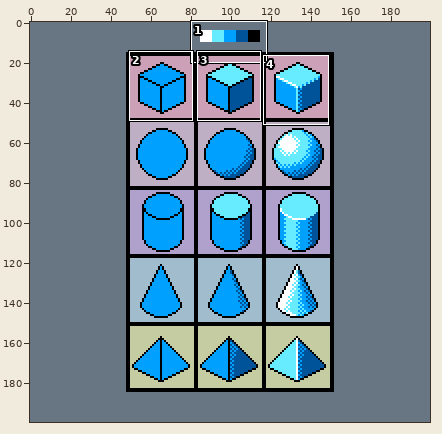
Pixel-art file, stored at Section 3 - Colours and textures/3d-objects.ase. Above, an overview of the earlier version with the close-up marked.
Close-up. Before:
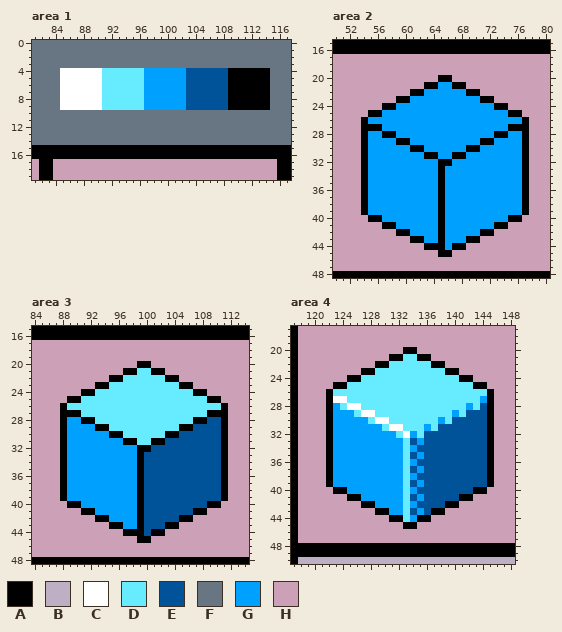
200x200 pixels, 1 frame. Shown: area 1: x 81..117, y 0..19; area 2: x 50..80, y 15..48; area 3: x 84..114, y 15..48; area 4: x 117..148, y 17..50. The commit also changed other parts of the picture, which this record leaves out.
Palette (. is transparent): A #000000  B #beafc4  C #ffffff  D #66ebff  E #005299  F #687684  G #00a0ff  H #cca1b8
After:
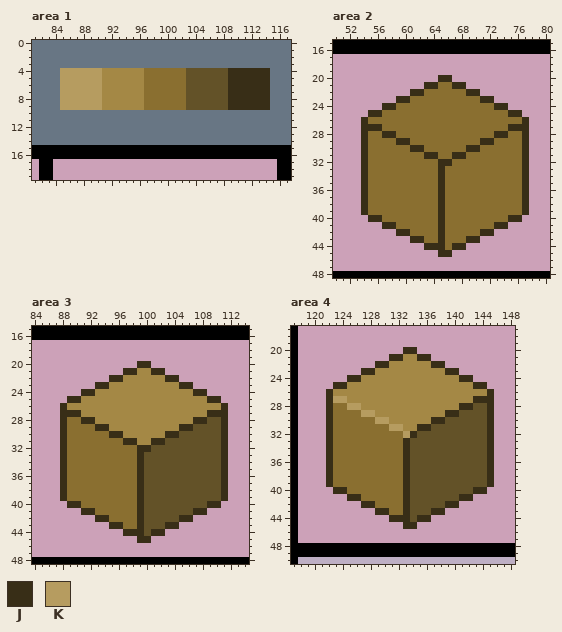
Colours new in this view: J #382e17  K #b69c60
What changed:
layer "Layer 2" now hidden
layer "Layer 3" now hidden
layer "Layer 4" now hidden
layer "Layer 5" added
colour D: #66ebff -> #a48845
colour E: #005299 -> #635228
colour G: #00a0ff -> #8a6f30
Area 1, layer "Layer 5":
y 4..9: x 85..90 CCCCCC -> KKKKKK; x 109..114 AAAAAA -> JJJJJJ
Area 2, layer "Layer 5":
y 20: x 65..66 AA -> JJ
y 21: x 63..64 AA -> JJ; x 67..68 AA -> JJ
y 22: x 61..62 AA -> JJ; x 69..70 AA -> JJ
y 23: x 59..60 AA -> JJ; x 71..72 AA -> JJ
y 24: x 57..58 AA -> JJ; x 73..74 AA -> JJ
y 25: x 55..56 AA -> JJ; x 75..76 AA -> JJ
y 26: x 54 A -> J; x 77 A -> J
y 27: x 54..56 AAA -> JJJ; x 75..77 AAA -> JJJ
y 28: x 54 A -> J; x 57..58 AA -> JJ; x 73..74 AA -> JJ; x 77 A -> J
y 29: x 54 A -> J; x 59..60 AA -> JJ; x 71..72 AA -> JJ; x 77 A -> J
y 30: x 54 A -> J; x 61..62 AA -> JJ; x 69..70 AA -> JJ; x 77 A -> J
y 31: x 54 A -> J; x 63..64 AA -> JJ; x 67..68 AA -> JJ; x 77 A -> J
y 32: x 54 A -> J; x 65..66 AA -> JJ; x 77 A -> J
y 33..39: x 54 A -> J; x 65 A -> J; x 77 A -> J
y 40: x 55..56 AA -> JJ; x 65 A -> J; x 75..76 AA -> JJ
y 41: x 57..58 AA -> JJ; x 65 A -> J; x 73..74 AA -> JJ
y 42: x 59..60 AA -> JJ; x 65 A -> J; x 71..72 AA -> JJ
y 43: x 61..62 AA -> JJ; x 65 A -> J; x 69..70 AA -> JJ
y 44: x 63..65 AAA -> JJJ; x 67..68 AA -> JJ
y 45: x 65..66 AA -> JJ
Area 3, layer "Layer 5":
y 20: x 99..100 AA -> JJ
y 21: x 97..98 AA -> JJ; x 101..102 AA -> JJ
y 22: x 95..96 AA -> JJ; x 103..104 AA -> JJ
y 23: x 93..94 AA -> JJ; x 105..106 AA -> JJ
y 24: x 91..92 AA -> JJ; x 107..108 AA -> JJ
y 25: x 89..90 AA -> JJ; x 109..110 AA -> JJ
y 26: x 88 A -> J; x 111 A -> J
y 27: x 88..90 AAA -> JJJ; x 109..111 AAA -> JJJ
y 28: x 88 A -> J; x 91..92 AA -> JJ; x 107..108 AA -> JJ; x 111 A -> J
y 29: x 88 A -> J; x 93..94 AA -> JJ; x 105..106 AA -> JJ; x 111 A -> J
y 30: x 88 A -> J; x 95..96 AA -> JJ; x 103..104 AA -> JJ; x 111 A -> J
y 31: x 88 A -> J; x 97..98 AA -> JJ; x 101..102 AA -> JJ; x 111 A -> J
y 32: x 88 A -> J; x 99..100 AA -> JJ; x 111 A -> J
y 33..39: x 88 A -> J; x 99 A -> J; x 111 A -> J
y 40: x 89..90 AA -> JJ; x 99 A -> J; x 109..110 AA -> JJ
y 41: x 91..92 AA -> JJ; x 99 A -> J; x 107..108 AA -> JJ
y 42: x 93..94 AA -> JJ; x 99 A -> J; x 105..106 AA -> JJ
y 43: x 95..96 AA -> JJ; x 99 A -> J; x 103..104 AA -> JJ
y 44: x 97..99 AAA -> JJJ; x 101..102 AA -> JJ
y 45: x 99..100 AA -> JJ
Area 4, layer "Layer 5":
y 20: x 133..134 AA -> JJ
y 21: x 131..132 AA -> JJ; x 135..136 AA -> JJ
y 22: x 129..130 AA -> JJ; x 137..138 AA -> JJ
y 23: x 127..128 AA -> JJ; x 139..140 AA -> JJ
y 24: x 125..126 AA -> JJ; x 141..142 AA -> JJ
y 25: x 123..124 AA -> JJ; x 143..144 AA -> JJ
y 26: x 122 A -> J; x 145 A -> J
y 27: x 122..124 ACC -> JKK; x 143..145 DGA -> JJJ
y 28: x 122 A -> J; x 124..126 DCC -> GKK; x 141..143 DGD -> JJE; x 145 A -> J
y 29: x 122 A -> J; x 126..128 DCC -> GKK; x 139..141 DGD -> JJE; x 145 A -> J
y 30: x 122 A -> J; x 128..130 DCC -> GKK; x 137..139 DGD -> JJE; x 145 A -> J
y 31: x 122 A -> J; x 130..132 DCC -> GKK; x 135..137 DGD -> JJE; x 145 A -> J
y 32: x 122 A -> J; x 132..135 DCGD -> GKJE; x 145 A -> J
y 33: x 122 A -> J; x 133 D -> J; x 135 G -> E; x 145 A -> J
y 34: x 122 A -> J; x 133..134 DG -> JE; x 145 A -> J
y 35: x 122 A -> J; x 133 D -> J; x 135 G -> E; x 145 A -> J
y 36: x 122 A -> J; x 133..134 DG -> JE; x 145 A -> J
y 37: x 122 A -> J; x 133 D -> J; x 135 G -> E; x 145 A -> J
y 38: x 122 A -> J; x 133..134 DG -> JE; x 145 A -> J
y 39: x 122 A -> J; x 133 D -> J; x 135 G -> E; x 145 A -> J
y 40: x 123..124 AA -> JJ; x 133..134 DG -> JE; x 143..144 AA -> JJ
y 41: x 125..126 AA -> JJ; x 133 D -> J; x 135 G -> E; x 141..142 AA -> JJ
y 42: x 127..128 AA -> JJ; x 133..134 DG -> JE; x 139..140 AA -> JJ
y 43: x 129..130 AA -> JJ; x 133 D -> J; x 135 G -> E; x 137..138 AA -> JJ
y 44: x 131..136 AADGAA -> JJJEJJ
y 45: x 133..134 AA -> JJ
